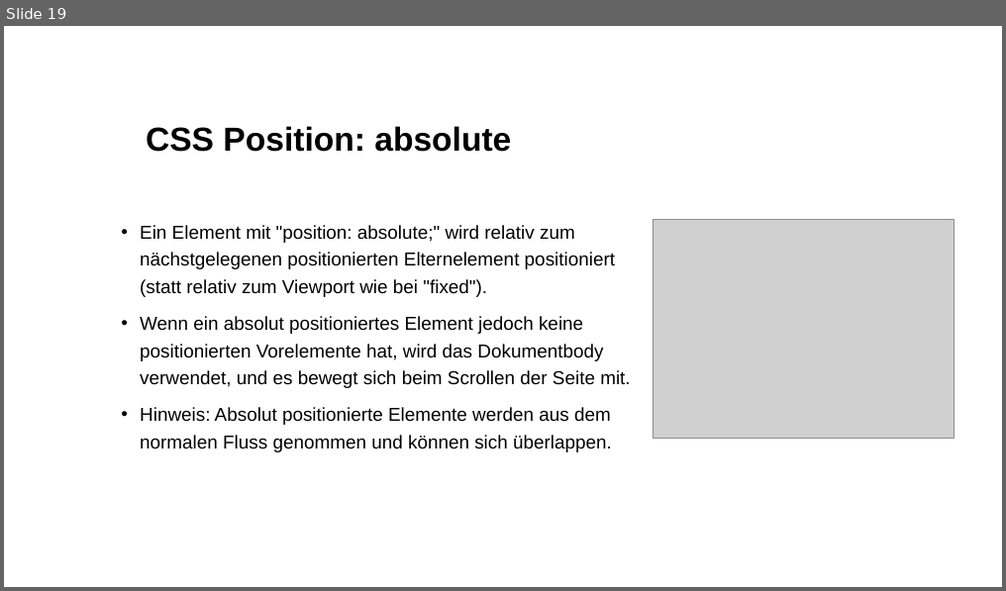
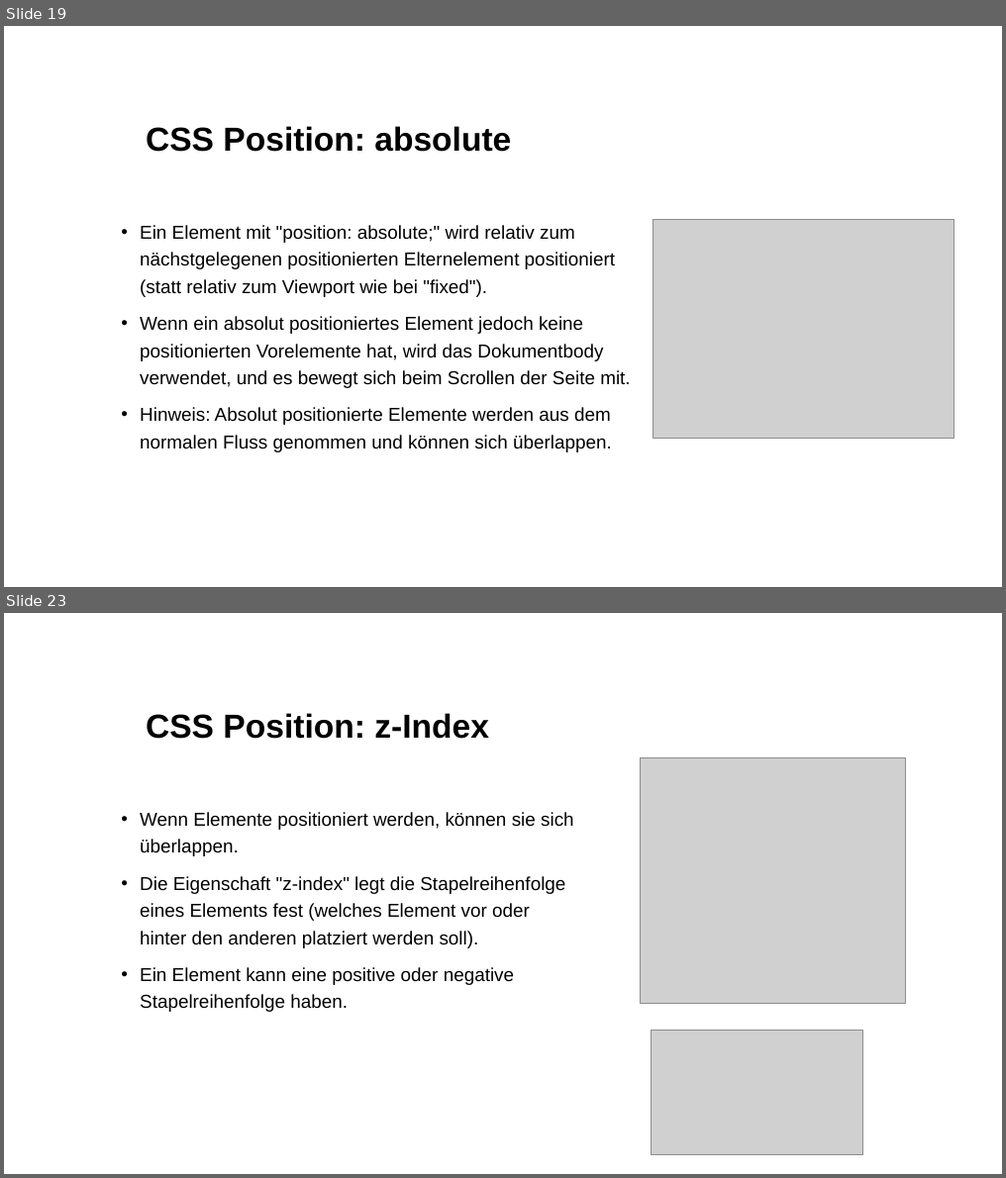
Before and after one commit to kodo89/Webentwicklung_23_24, a slide deck: 3. CSS/Slides/CSS Grundlagen 2.pptx. Shown one above the other, each under a label of ours: slide 19 before the commit, slides 19 and 23 after it; the slides between them are not shown. The pictures are 1006x591 and 1006x1178 pixels, drawn with LibreOffice and Linux fonts; fonts in the diff are those of the drawing; grey boxes stand for pictures; background and template pictures are left out. Boxes give left, top, right and bottom in pixels: in the first picture for what was removed or moved away, otherwise in the second. Text is boxed around its words. In the diff, an @@ line names an element or a change of style, - is before the commit and + after.

```diff
--- a/3. CSS/Slides/CSS Grundlagen 2.pptx
+++ b/3. CSS/Slides/CSS Grundlagen 2.pptx
@@ slide 23 added at (4, 613, 1002, 1174), background #FFFFFF @@
@@ title added at (146, 713, 489, 739), 32 pt, text #000000, bold @@
+CSS Position: z-Index
@@ picture added at (641, 759, 906, 1003) @@
@@ text added at (140, 812, 574, 1012), 18 pt, text #000000 @@
+• Wenn Elemente positioniert werden, können sie sich überlappen.
+• Die Eigenschaft "z-index" legt die Stapelreihenfolge eines Elements fest (welches Element vor oder hinter den anderen platziert werden soll).
+• Ein Element kann eine positive oder negative Stapelreihenfolge haben.
@@ picture added at (650, 1030, 862, 1156) @@
```
Also in this commit, not shown: 7 slides changed, 14 other slides added, 15 other files.
